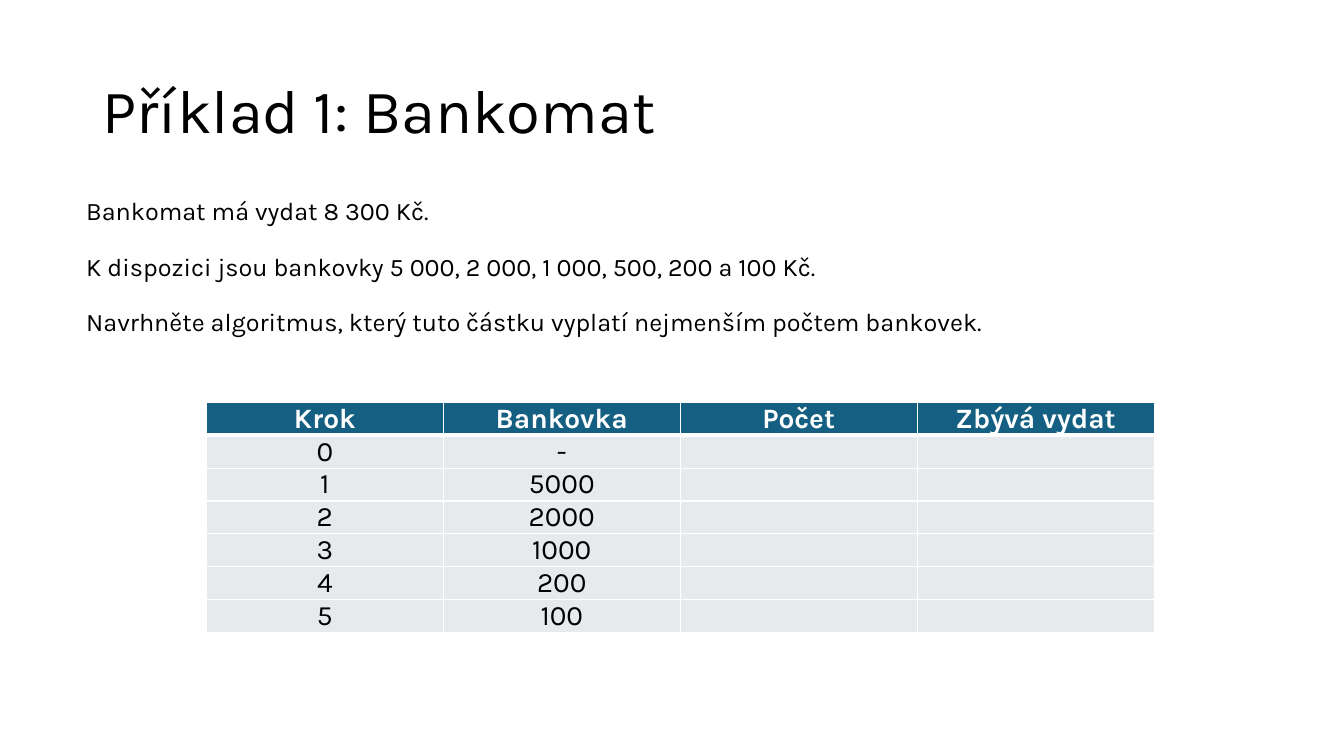
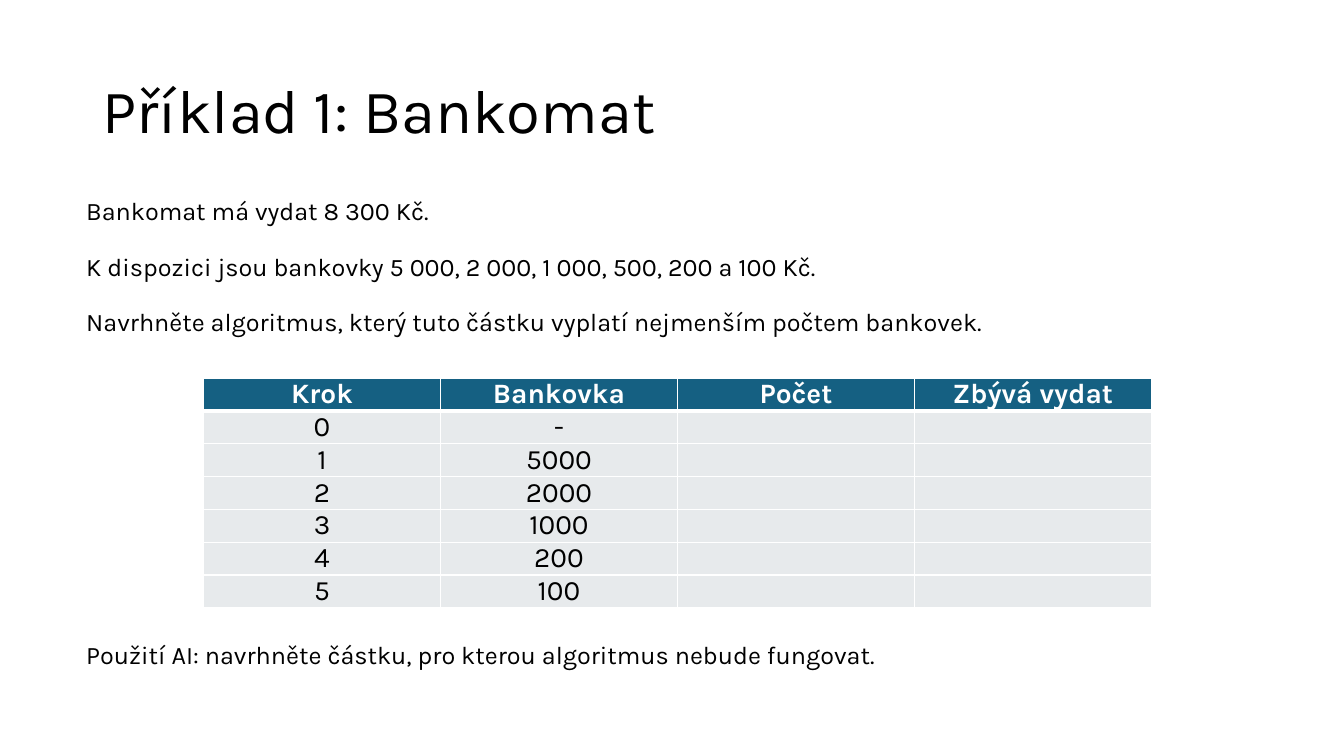
Before and after one commit to k155cvut/uvin, a slide deck: slide 2 of cviceni/cv3/uvin_cv3.pptx. Drawn at 1344x756 pixels with LibreOffice and Linux fonts; fonts in the diff are those of the drawing. Boxes give left, top, right and bottom in pixels: in the first picture for what was removed or moved away, otherwise in the second. Text is boxed around its words. In the diff, an @@ line names an element or a change of style, - is before the commit and + after.

```diff
--- a/cviceni/cv3/uvin_cv3.pptx
+++ b/cviceni/cv3/uvin_cv3.pptx
@@ table moved from (x1=207, y1=402, x2=1154, y2=637) to (x1=204, y1=378, x2=1151, y2=613) @@
@@ text at (x1=86, y1=645, x2=875, y2=671): paragraph added @@
+Použití AI: navrhněte částku, pro kterou algoritmus nebude fungovat.
```
Also in this commit, not shown: 1 other file.
